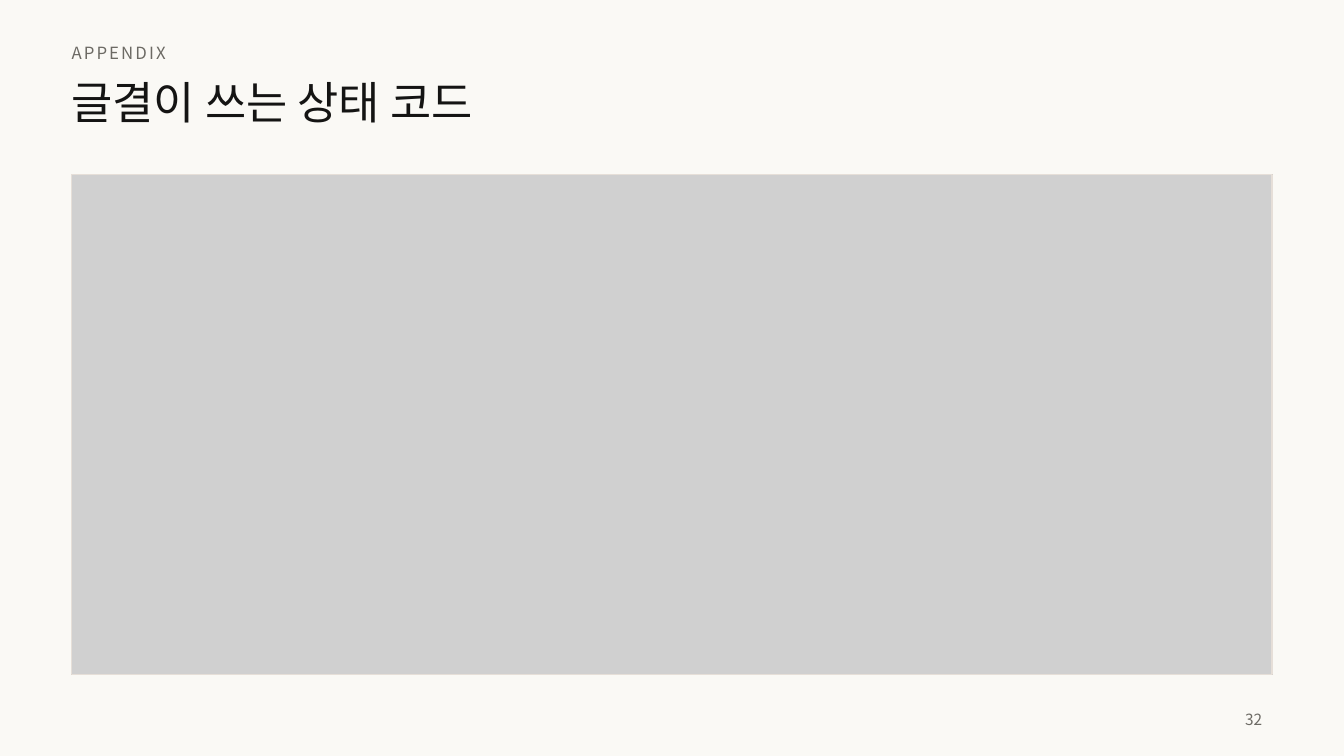
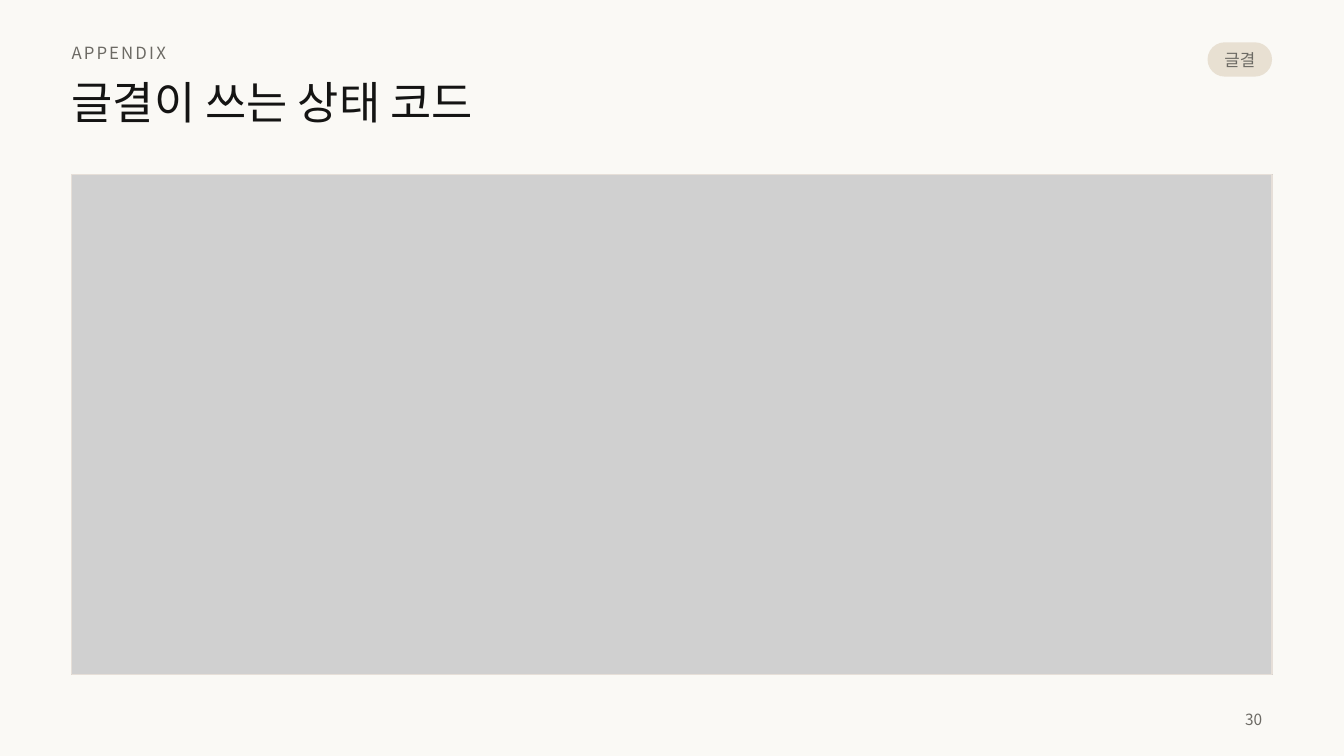
Before and after one commit to home-blog/docs-RESTful, a slide deck: slide 30 of 발표/RESTful-API-설계.pptx (slide 32 before the commit). Drawn at 1344x756 pixels with LibreOffice and Linux fonts; fonts in the diff are those of the drawing; grey boxes stand for pictures. Boxes give left, top, right and bottom in pixels: in the first picture for what was removed or moved away, otherwise in the second. Text is boxed around its words. In the diff, an @@ line names an element or a change of style, - is before the commit and + after.

```diff
--- a/발표/RESTful-API-설계.pptx
+++ b/발표/RESTful-API-설계.pptx
@@ rounded rectangle added at (x1=1208, y1=42, x2=1272, y2=77), fill #E8E0D2 @@
@@ text added at (x1=1224, y1=52, x2=1255, y2=67), 12 pt, text #6C6A64 @@
+글결
@@ page number at (x1=1245, y1=713, x2=1262, y2=725): text changed @@
-32
+30
```
Also in this commit, not shown: 10 other slides changed, 23 slides added, 23 slides removed, 4 other files.
